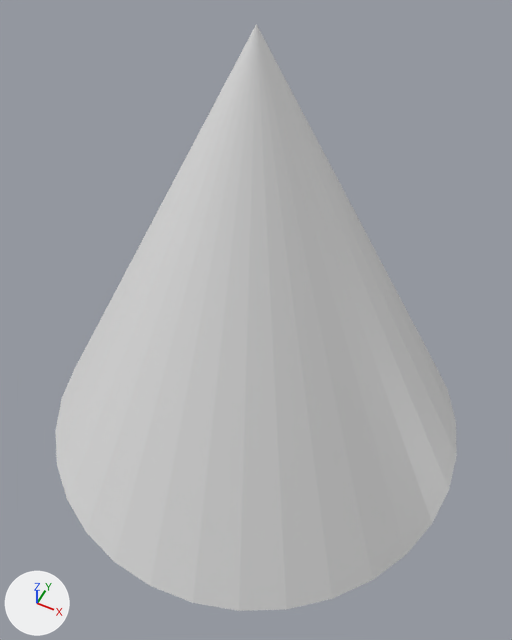
Two versions of the COLLADA model src/main/resources/meshes/indicator_arrow.dae, one commit apart.
Camera for both pictures: a 50 mm lens placed at (0.92, -1.84, 3.0), pointed at (0.07, -0.14, 0.88). Arrows for +X, +Y and +Z are at lower left; the lights stay in place.
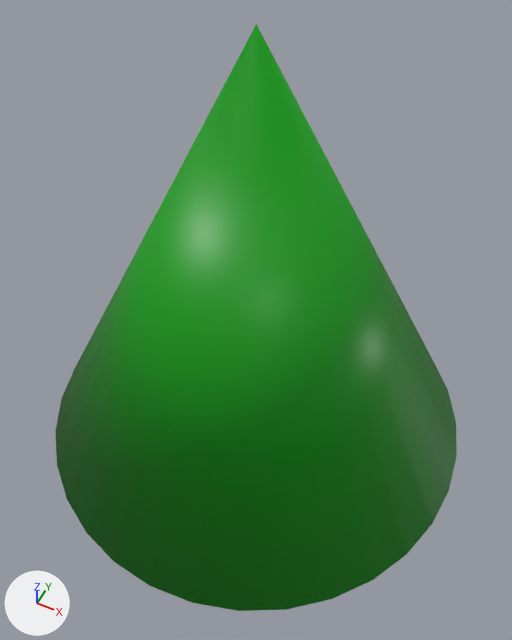
Where the change shows, as pixel boxes (x1, y1, x2, y2) in the pictures (512 x 640 px):
'Cone', recoloured, shading changed (grey to green)
    both: (55, 24, 457, 611)

What changed in the scene script:
```text
Add mat_material_001:
    mat_material_001 = principled_material('Material_001')
    mat_material_001.base_color = (0.0, 0.322, 0.00243)  # green #009a08
    mat_material_001.roughness = 0.44
Change me_cone:
    where me_cone.from_pydata(...)  # 33 vertices, 62 faces; spans x -1.0..1.0, y -1.0..1.0, z -1.0..1.0
    used by ob_cone; location = (0.0, 0.0, 1.016)
    me_cone part 1: all faces are now shaded smooth (62 of 62 changed)
    add me_cone.materials.append(mat_material_001)  # green #009a08
```
